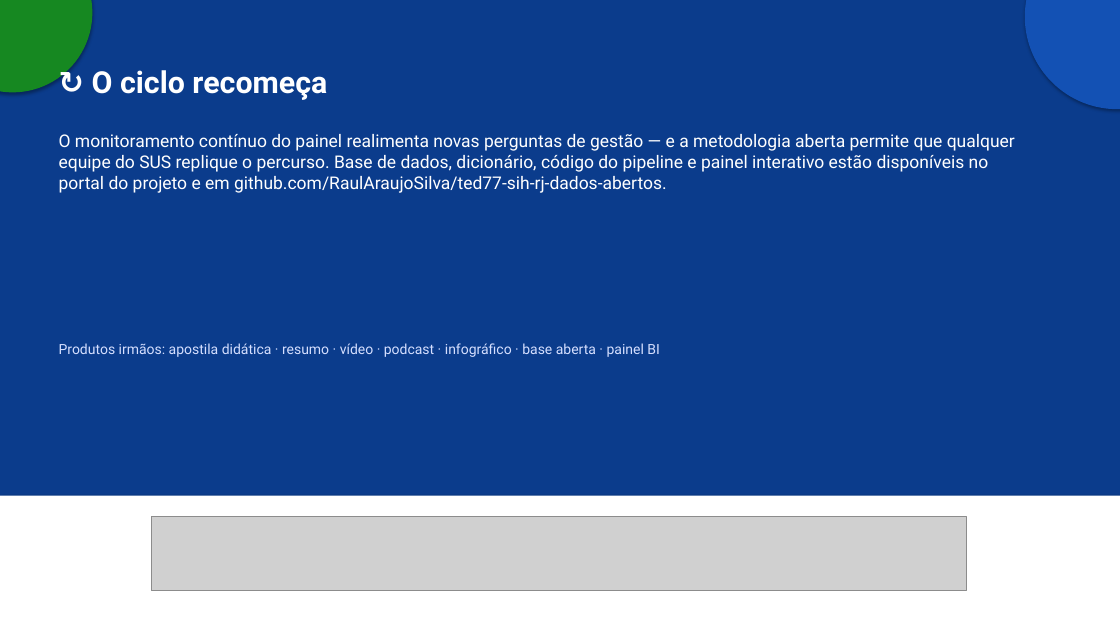
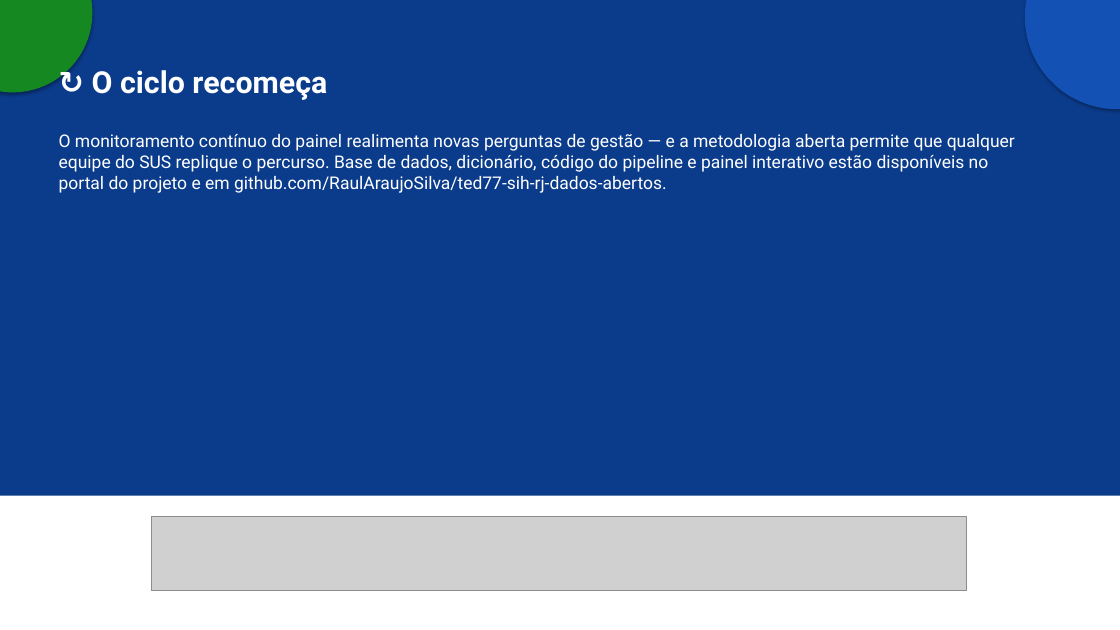
Before and after one commit to RaulAraujoSilva/ted77-portal, a slide deck: slide 7 of public/assets/IND-02/fichamento-dmaic.pptx. Drawn at 1120x630 pixels with LibreOffice and Linux fonts; fonts in the diff are those of the drawing; grey boxes stand for pictures. Boxes give left, top, right and bottom in pixels: in the first picture for what was removed or moved away, otherwise in the second. Text is boxed around its words. In the diff, an @@ line names an element or a change of style, - is before the commit and + after.

```diff
--- a/public/assets/IND-02/fichamento-dmaic.pptx
+++ b/public/assets/IND-02/fichamento-dmaic.pptx
@@ text removed at [59, 343, 660, 357] @@
-Produtos irmãos: apostila didática · resumo · vídeo · podcast · infográfico · base aberta · painel BI
```
Also in this commit, not shown: 1 other slide changed, 14 other files.
